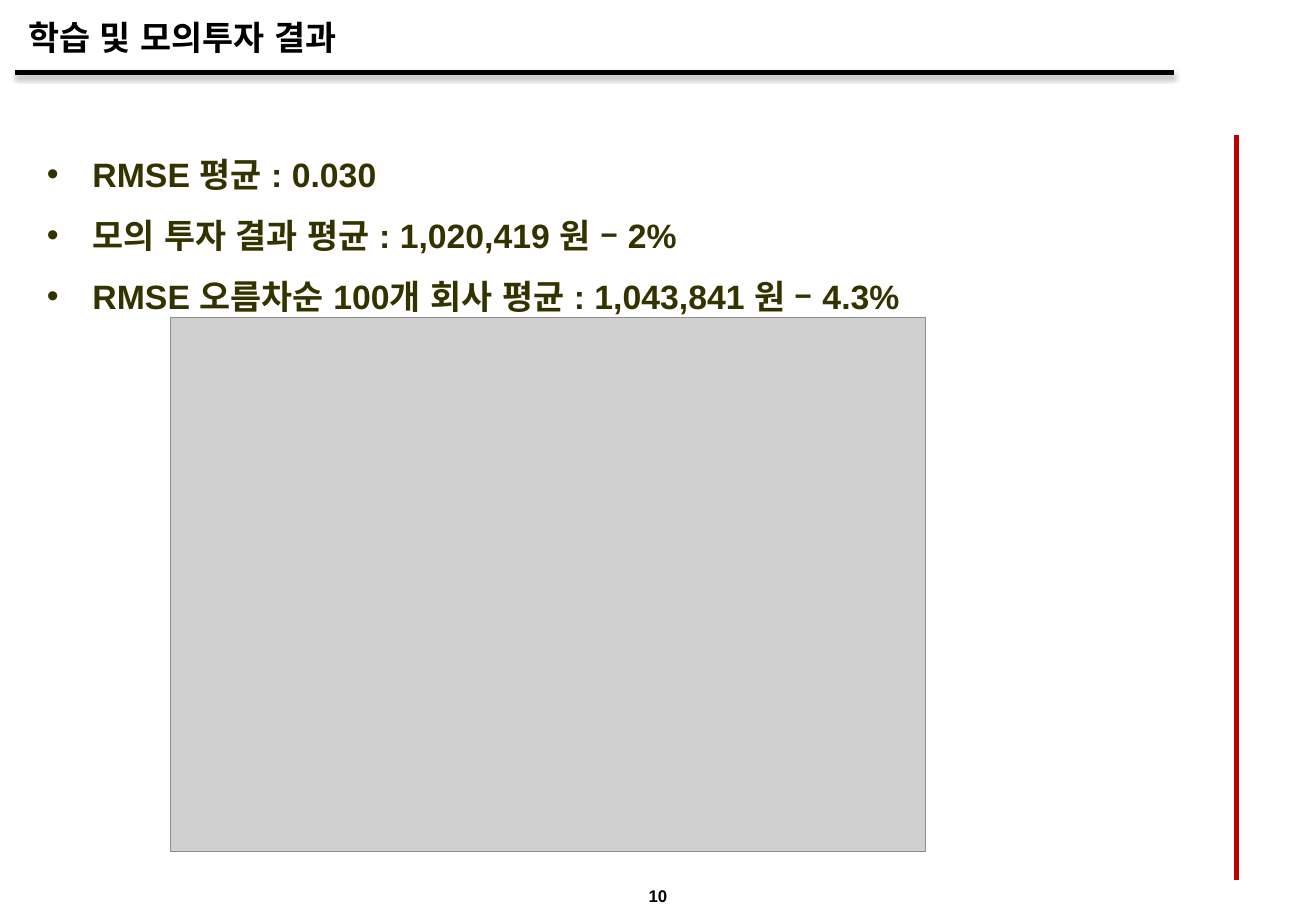
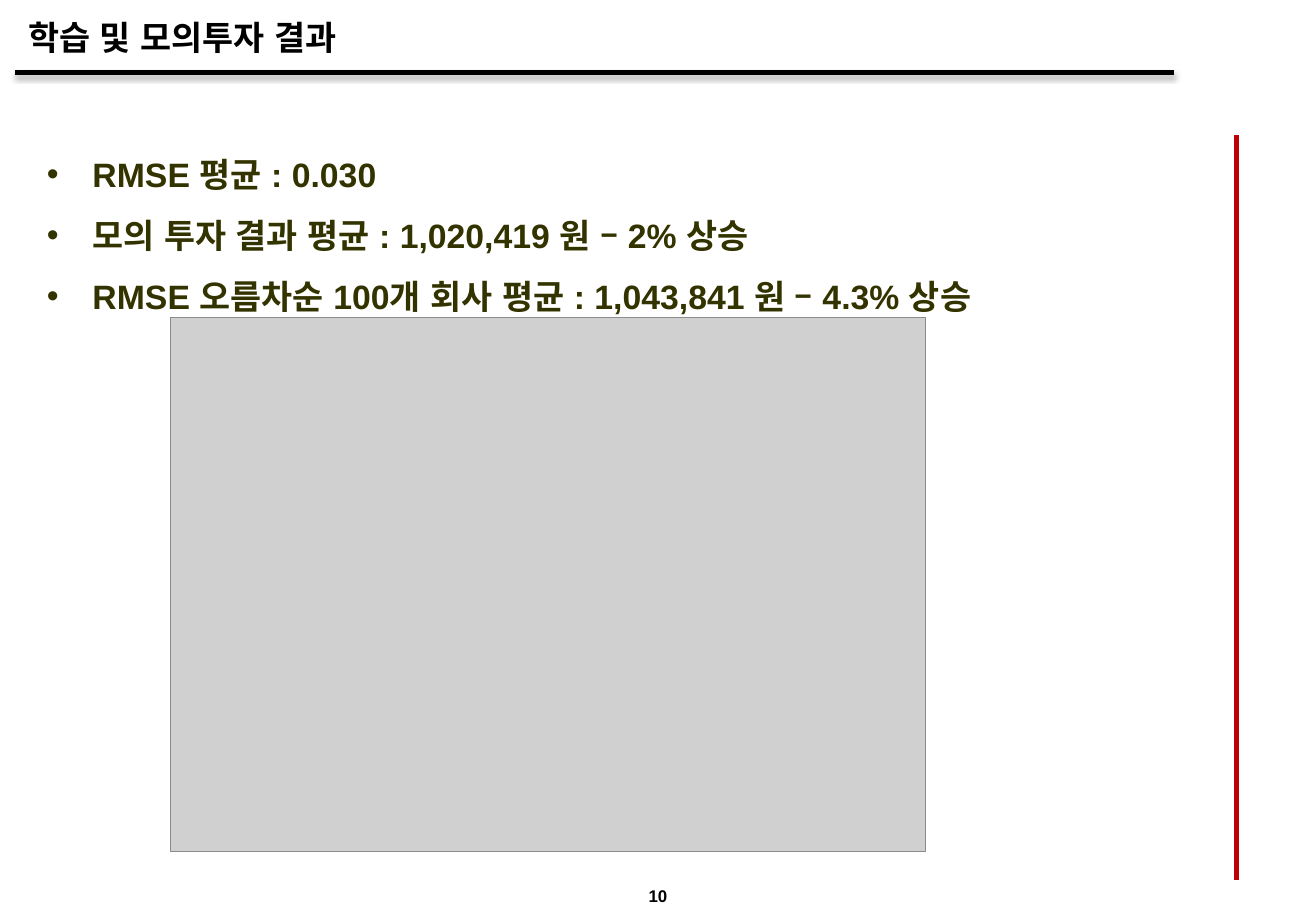
Before and after one commit to llejo3/deep-learning, a slide deck: slide 11 of stock_learning_rnn/DL Final Presentation_v3.pptx. Drawn at 1316x911 pixels with LibreOffice and Linux fonts; fonts in the diff are those of the drawing; grey boxes stand for pictures; background and template pictures are left out. Boxes give left, top, right and bottom in pixels: in the first picture for what was removed or moved away, otherwise in the second. Text is boxed around its words. In the diff, an @@ line names an element or a change of style, - is before the commit and + after.

Commit message:
결과 ppt 수정
결과 ppt 수정

```diff
--- a/stock_learning_rnn/DL Final Presentation_v3.pptx
+++ b/stock_learning_rnn/DL Final Presentation_v3.pptx
@@ text at (92,219,971,318): text changed @@
-• 모의 투자 결과 평균 : 1,020,419 원 – 2%
-• RMSE 오름차순 100개 회사 평균 : 1,043,841 원 – 4.3%
+• 모의 투자 결과 평균 : 1,020,419 원 – 2% 상승
+• RMSE 오름차순 100개 회사 평균 : 1,043,841 원 – 4.3% 상승
```
Also in this commit, not shown: 4 other slides changed.
